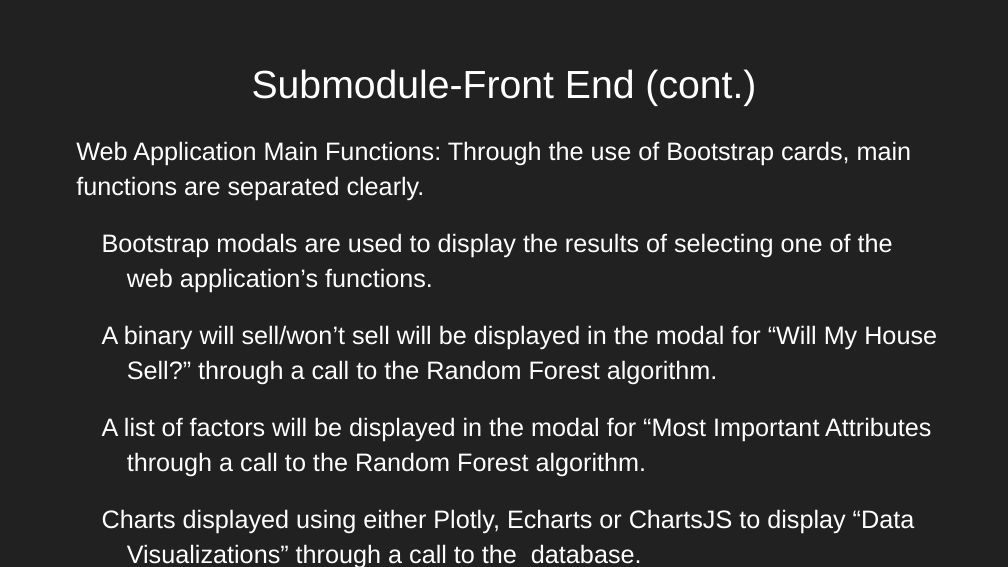
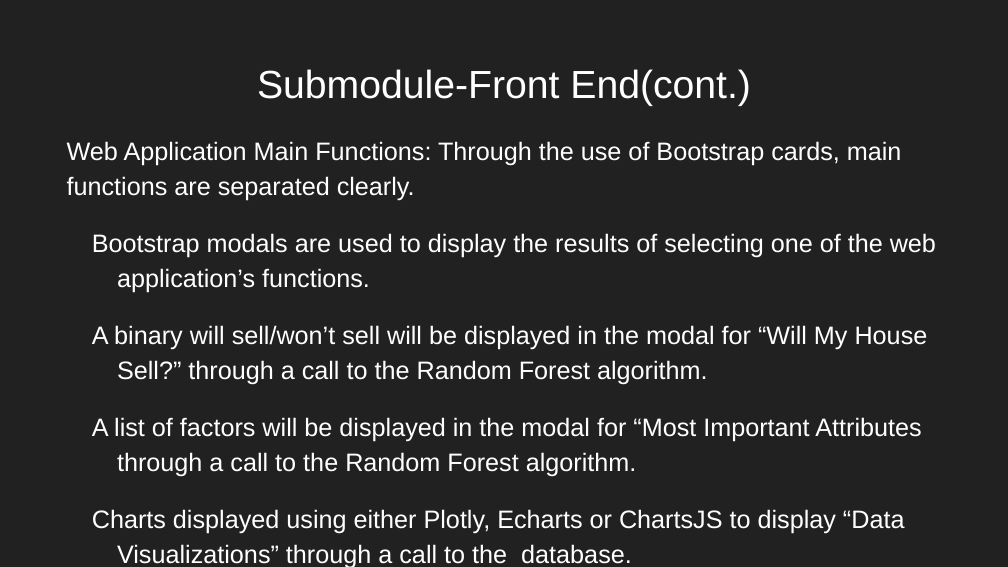
Before and after one commit to nreader72/NostraDomicile, a slide deck: slide 40 of docs/Progress_Reports/NostraDomicile (6).pptx (slide 46 before the commit). Drawn at 1008x567 pixels with LibreOffice and Linux fonts; fonts in the diff are those of the drawing; background and template pictures are left out. Boxes give left, top, right and bottom in pixels: in the first picture for what was removed or moved away, otherwise in the second. Text is boxed around its words. In the diff, an @@ line names an element or a change of style, - is before the commit and + after.

```diff
--- a/docs/Progress_Reports/NostraDomicile (6).pptx
+++ b/docs/Progress_Reports/NostraDomicile (6).pptx
@@ title at (257,69,751,106): spaces changed @@
-Submodule-Front End (cont.)
+Submodule-Front End(cont.)
@@ text "Web Application Main Functions: Through ..." rewrapped from (76,141,937,567) to (67,141,936,567) @@
```
Also in this commit, not shown: 9 other slides changed, 3 slides added, 4 slides removed.
